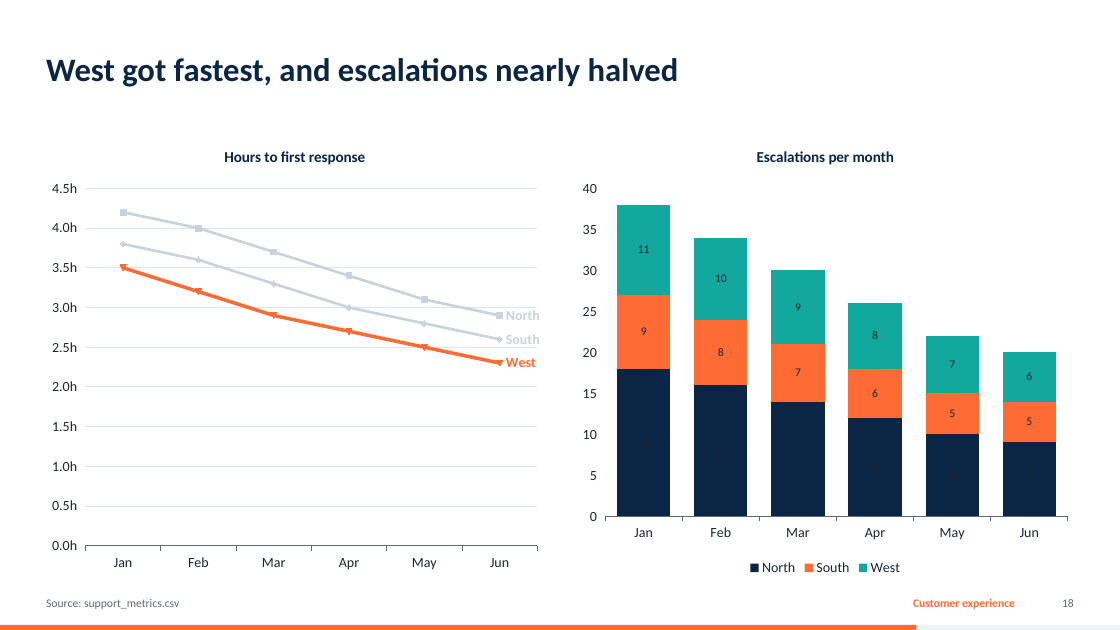
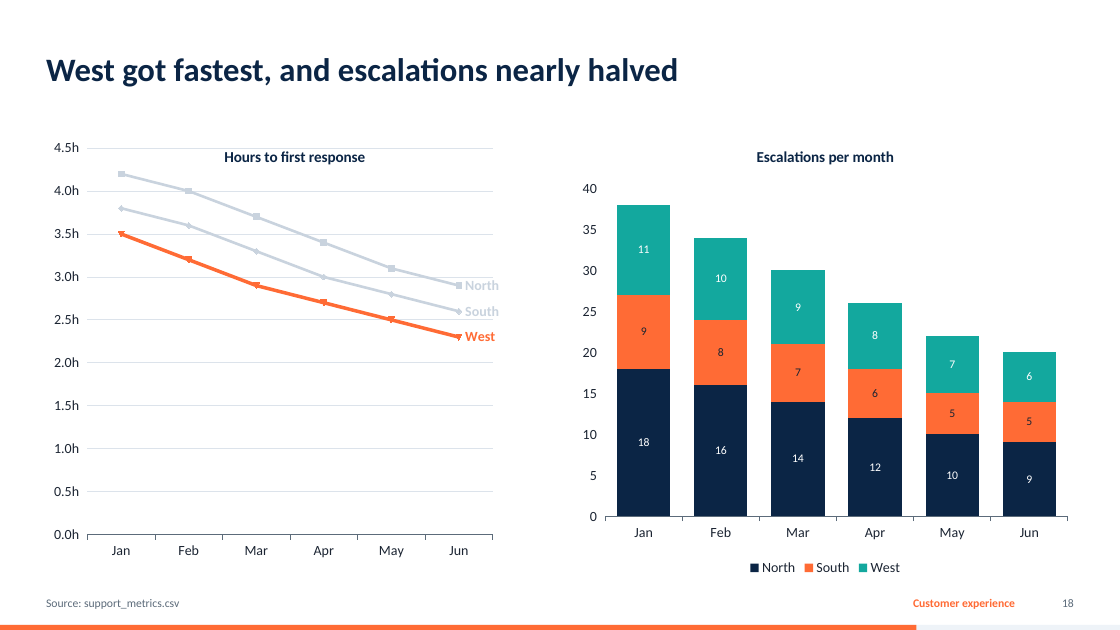
Before and after one commit to FrocketGaming/PPT_DEMO, a slide deck: slide 18 of out/demo_advanced.pptx. Drawn at 1120x630 pixels with LibreOffice and Linux fonts; fonts in the diff are those of the drawing. Boxes give left, top, right and bottom in pixels: in the first picture for what was removed or moved away, otherwise in the second. Text is boxed around its words. In the diff, an @@ line names an element or a change of style, - is before the commit and + after.

```diff
--- a/out/demo_advanced.pptx
+++ b/out/demo_advanced.pptx
@@ line chart at (42, 130, 548, 580) @@
@@ plot area changed @@
@@ column stacked chart at (573, 130, 1079, 580) @@
@@ data labels of North changed @@
@@ data labels of South changed @@
@@ data labels of West changed @@
```
Also in this commit, not shown: 4 other slides changed, 2 other files.
